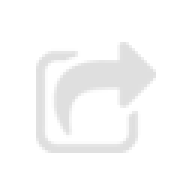
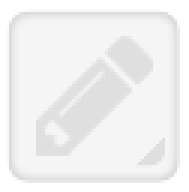
Layered file, before and after one edit (189x192). Changes by layer:
hid "Share" over [36, 42, 156, 153]
showed "Text Edit" over [135, 138, 165, 168]
added layer "Active Tool" (30%) above "Pencil" over [6, 9, 180, 183]
showed "Pencil" over [36, 36, 153, 156]
